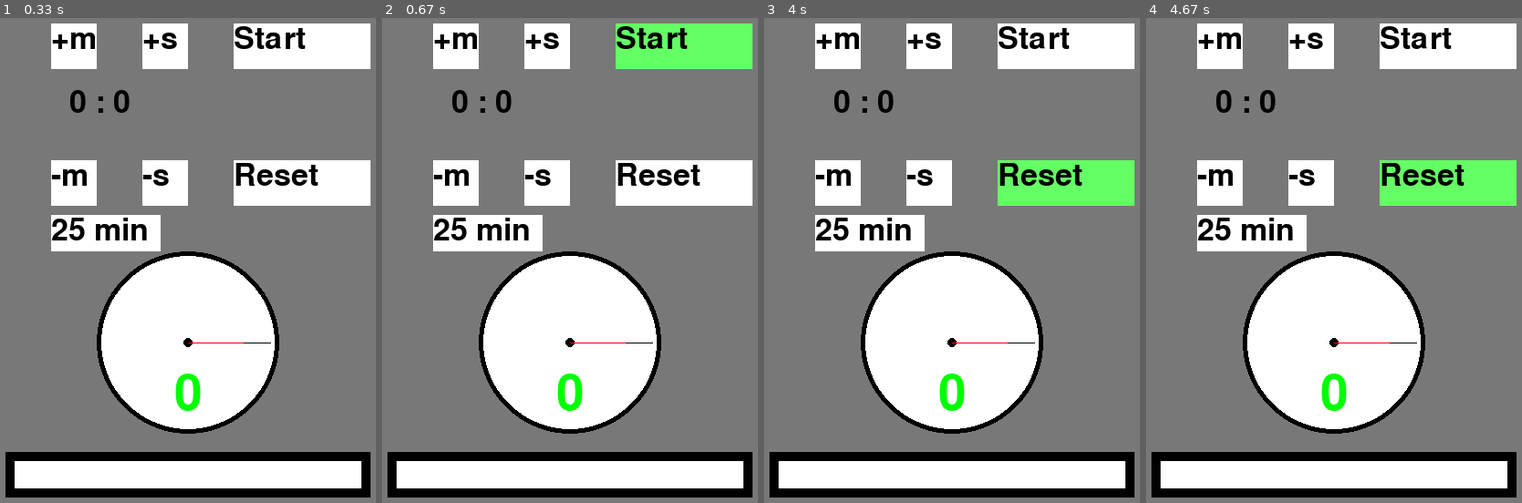
Above: before the commit, frames 1-4 (left to right).
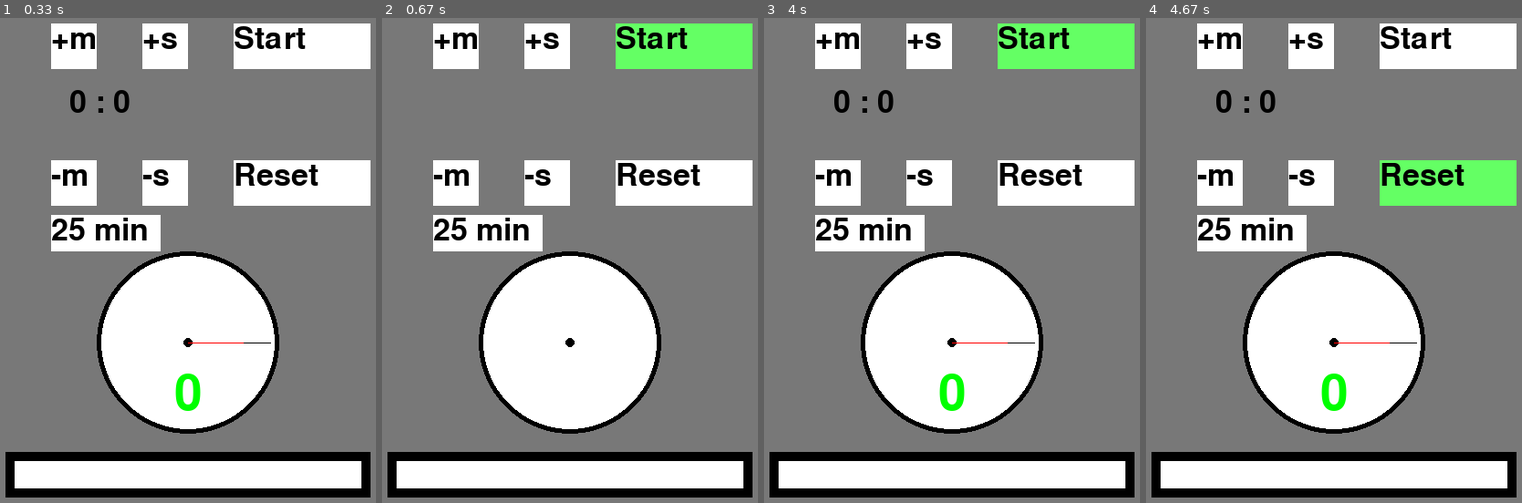
Above: after the commit, the same moments.

Repository: thiencao264/git-hub-python
Game: pygame game, started from Pomodoro Timer/count_down_clock.py
Two runs of this game, one before a commit and one after it. Both use one fixed random seed, a clock stepped at 60 frames per second and the inputs below.
Inputs (mouse positions are in pixels of both pictures, inside the frame that each line leads up to):
- Up to frame 1 (0.33 s): no input
- Up to frame 2 (0.67 s): click "Start" at 0.38 s
- Up to frame 3 (4 s): move the mouse to (1072, 202) at 3.93 s
- Up to frame 4 (4.67 s): click (1454, 202) at 4.28 s

Frame 1 is identical in both runs. In frame 2, 0.6% of the frame differs, in the area x 18-73%, y 14-82%; in frame 3, 6.1%, in the area x 62-99%, y 1-39%; in frame 4, nothing differs.

Commit message:
change tick_tock volue and timer steps to 1s

Diff:
--- a/Pomodoro Timer/count_down_clock.py
+++ b/Pomodoro Timer/count_down_clock.py
@@ -1,4 +1,8 @@
-# Timer Clock Version 1.0.0
+# Timer Clock Version 1.0.0.1
+#Change:
+#1. change volume the tick_tock_sound
+#2. Change the timer steps to 1s
+
 
 
 import pygame
@@ -43,7 +47,9 @@
 
 # Add sound
 sound = pygame.mixer.Sound('Alarm.wav')
+
 sound_tick_tock = pygame.mixer.Sound('Clock-sound-tick-tock2.wav')
+sound_tick_tock.set_volume(0.1) #Version 1.0.0.1
 
 clock = pygame.time.Clock() #blink 60 times per second
 while True:
@@ -167,7 +173,9 @@
     if start:
         total_secs -= 1
         pygame.mixer.Sound.play(sound_tick_tock)
-        time.sleep(0.03)
+
+        #Version 1.0.0.1
+        time.sleep(1)
         if total_secs == 0 and break_time == 0:
             pygame.mixer.Sound.play(sound)
             break_time = 1
